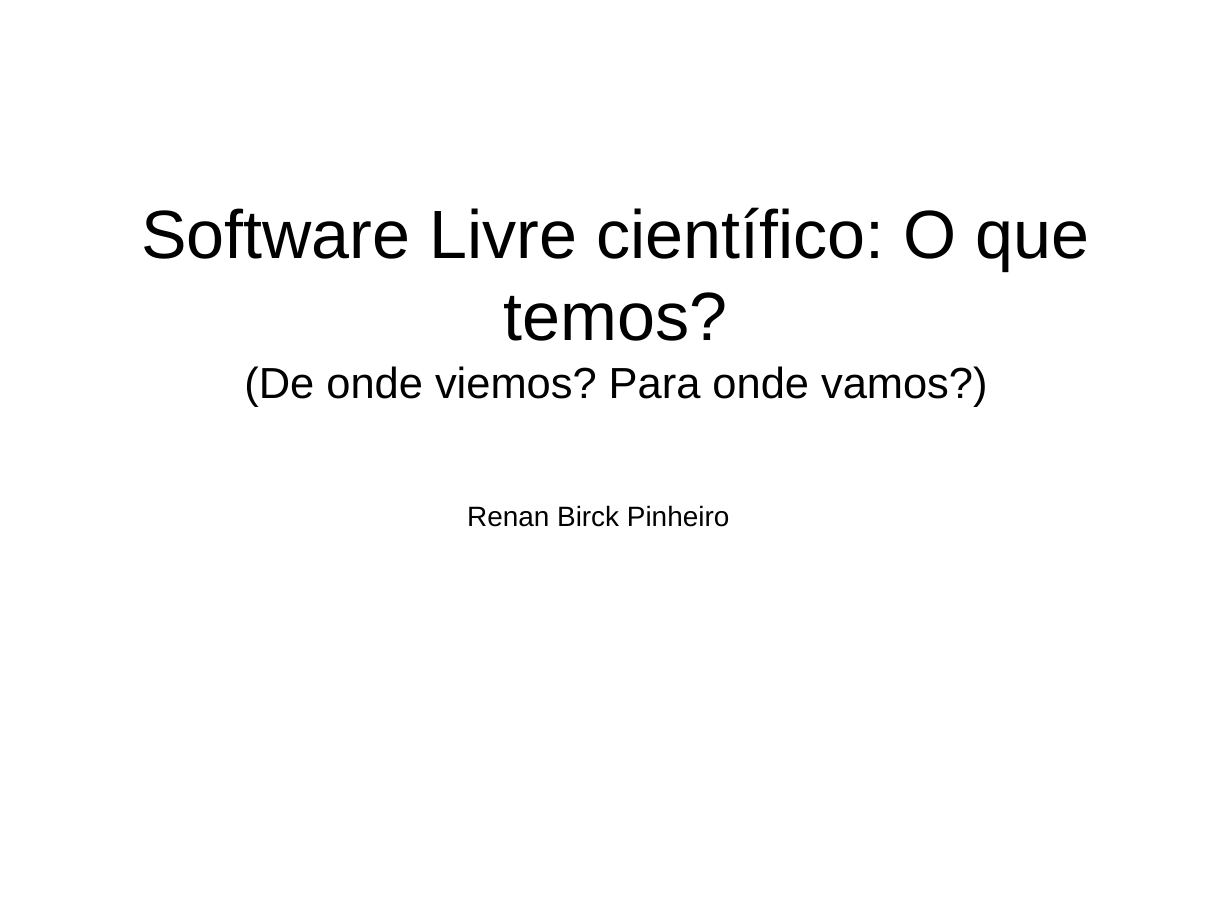
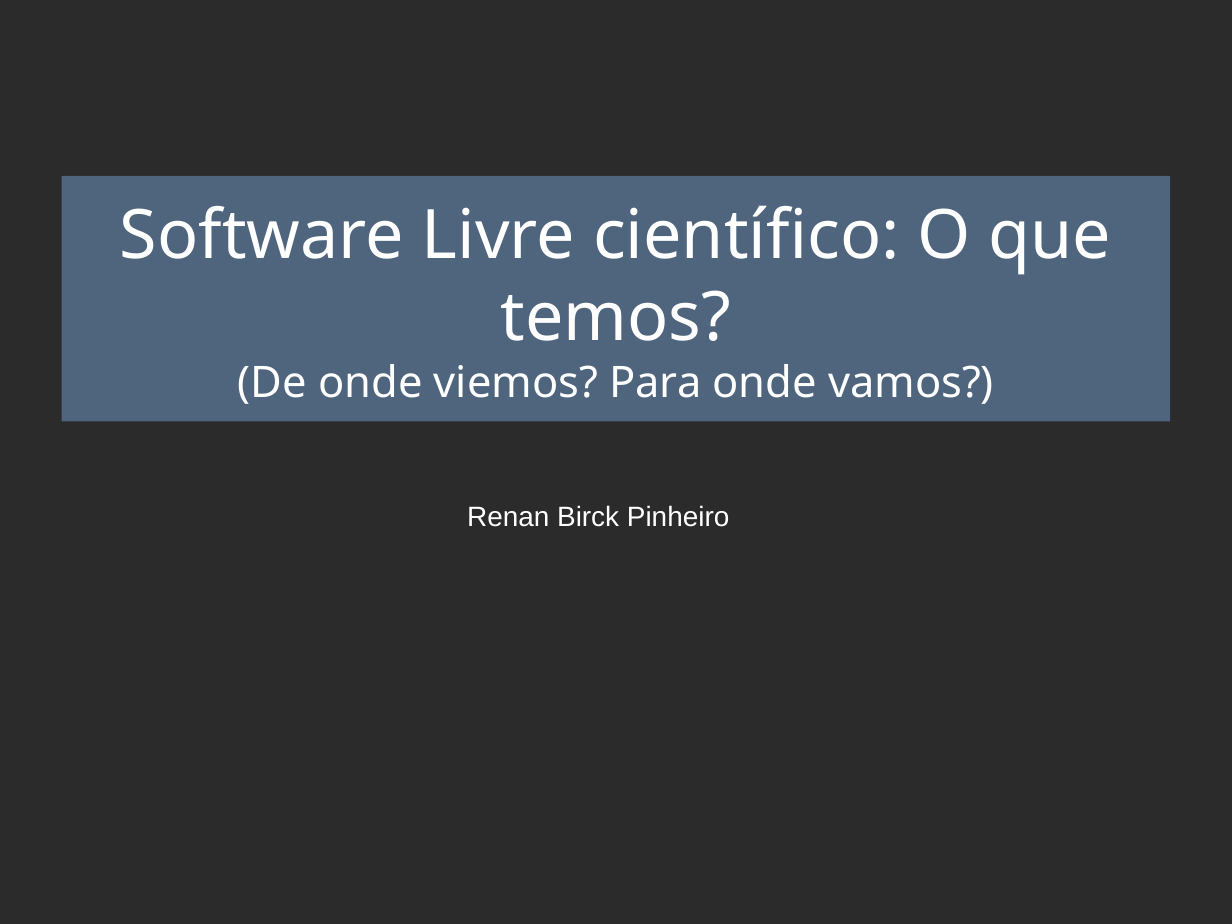
Before and after one commit to renanbirck/sfdsm-2015, a slide deck: slide 1 of Slides.odp. Drawn at 1232x924 pixels with LibreOffice and Linux fonts; fonts in the diff are those of the drawing; background and template pictures are left out; a plain dark background stands for a picture behind light text. Boxes give left, top, right and bottom in pixels: in the first picture for what was removed or moved away, otherwise in the second. Text is boxed around its words. In the diff, an @@ line names an element or a change of style, - is before the commit and + after.

Commit message:
mudei ex1 para tirar os ticks; slides

```diff
--- a/Slides.odp
+++ b/Slides.odp
@@ background #FFFFFF to picture (left out) @@
@@ title "Software Livre científico: O que ...": place and size @@
-title "Software Livre científico: O que ..." at <box>141,207,1089,407</box>
+title "Software Livre científico: O que ..." at <box>61,176,1171,421</box>
@@ title "Software Livre científico: O que ..." at <box>61,176,1171,421</box>: font Arial to Noto Sans, text colour #000000 to #FFFFFF; fill none to #729FCF at 50% opacity @@
@@ text "Renan Birck Pinheiro" at <box>467,505,729,527</box>: text colour #000000 to #FFFFFF @@
```
Also in this commit, not shown: 24 other slides changed, 1 other file.
